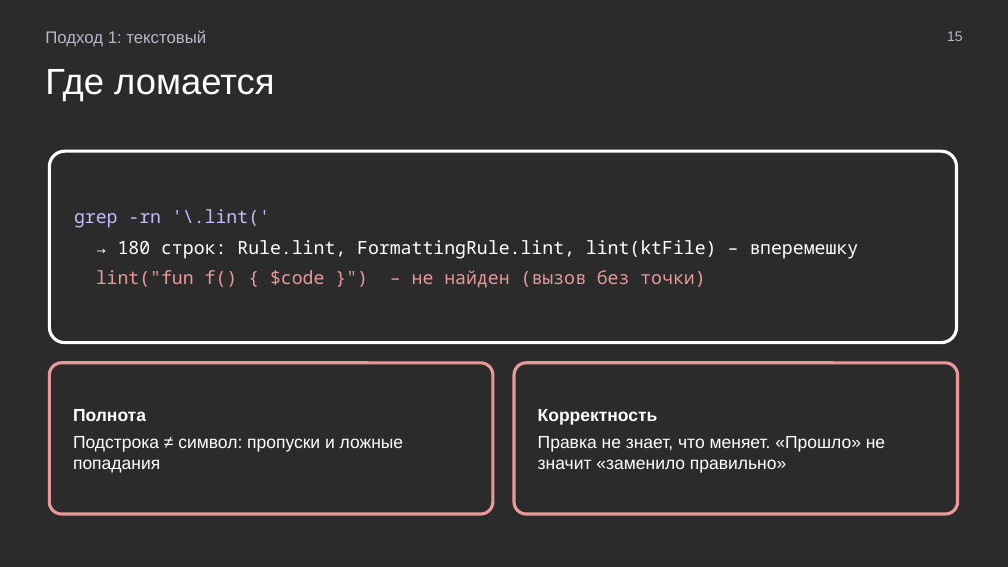
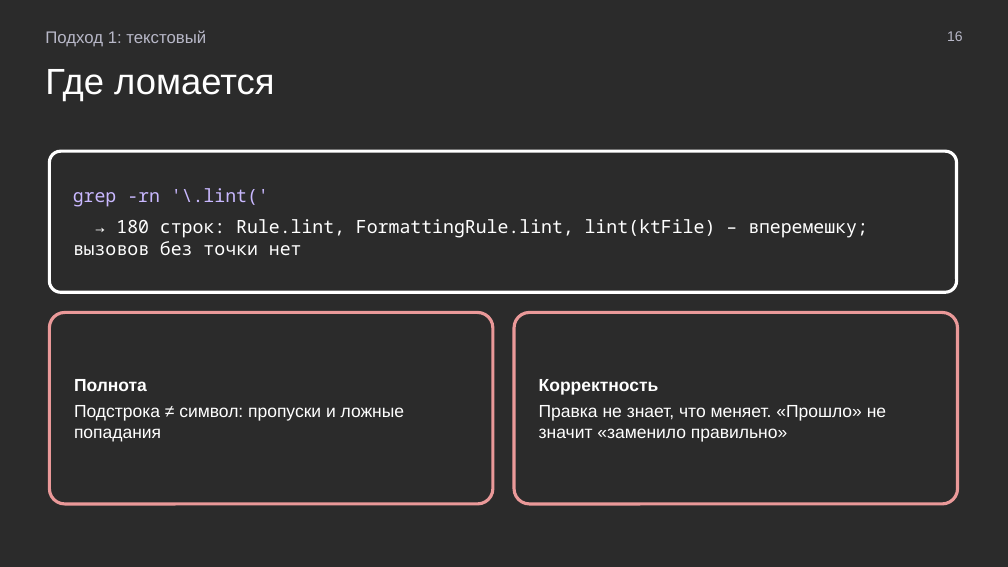
Before and after one commit to MchKosticyn/ide-refactoring-in-ai-agents, a slide deck: slide 16 of Доклад_ Рефакторинг в ИИ-агентах.pptx (slide 15 before the commit). Drawn at 1008x567 pixels with LibreOffice and Linux fonts; fonts in the diff are those of the drawing; background and template pictures are left out; a plain dark background stands for a picture behind light text. Boxes give left, top, right and bottom in pixels: in the first picture for what was removed or moved away, otherwise in the second. Text is boxed around its words. In the diff, an @@ line names an element or a change of style, - is before the commit and + after.

```diff
--- a/Доклад_ Рефакторинг в ИИ-агентах.pptx
+++ b/Доклад_ Рефакторинг в ИИ-агентах.pptx
@@ rounded rectangle "grep -rn '\.lint('" resized from (x1=49, y1=151, x2=957, y2=343) to (x1=49, y1=151, x2=957, y2=292) @@
@@ text in rounded rectangle at (x1=73, y1=219, x2=868, y2=255): text changed @@
-→ 180 строк: Rule.lint, FormattingRule.lint, lint(ktFile) – вперемешку
-lint("fun f() { $code }") – не найден (вызов без точки)
+→ 180 строк: Rule.lint, FormattingRule.lint, lint(ktFile) – вперемешку; вызовов без точки нет
@@ rounded rectangle "Полнота" resized from (x1=49, y1=363, x2=493, y2=514) to (x1=49, y1=312, x2=493, y2=504) @@
@@ rounded rectangle "Корректность" resized from (x1=514, y1=363, x2=958, y2=514) to (x1=514, y1=312, x2=958, y2=504) @@
```
Also in this commit, not shown: 22 other slides changed, 5 slides added, 2 slides removed, 9 other files.
